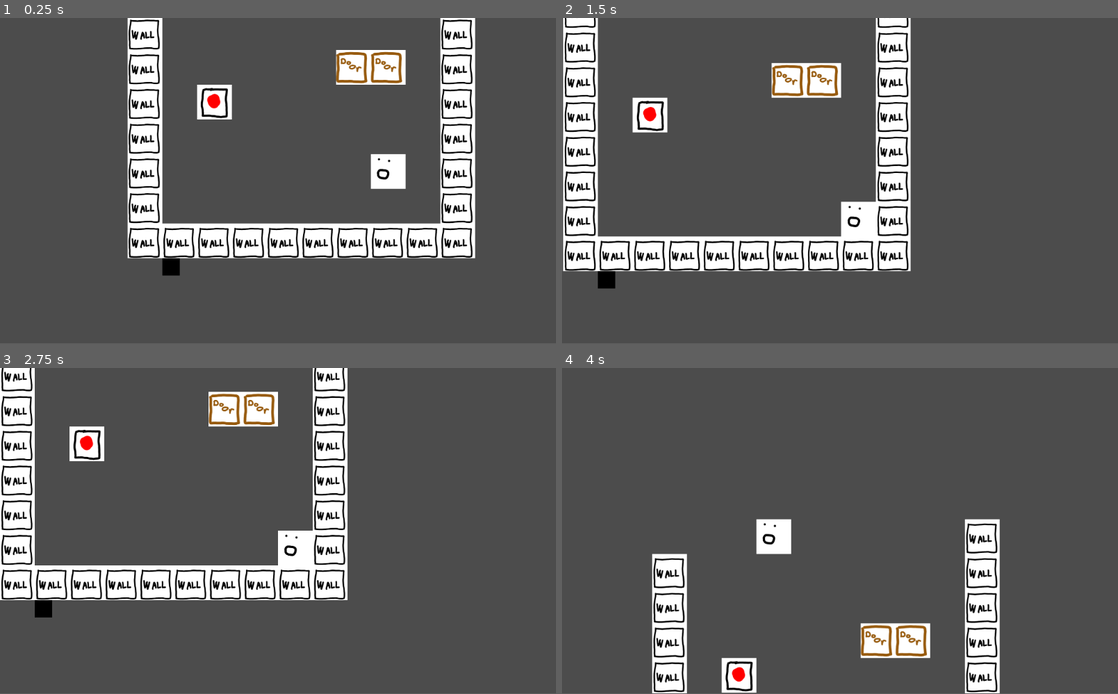
Above: before the commit, frames 1-4 (two rows, left to right).
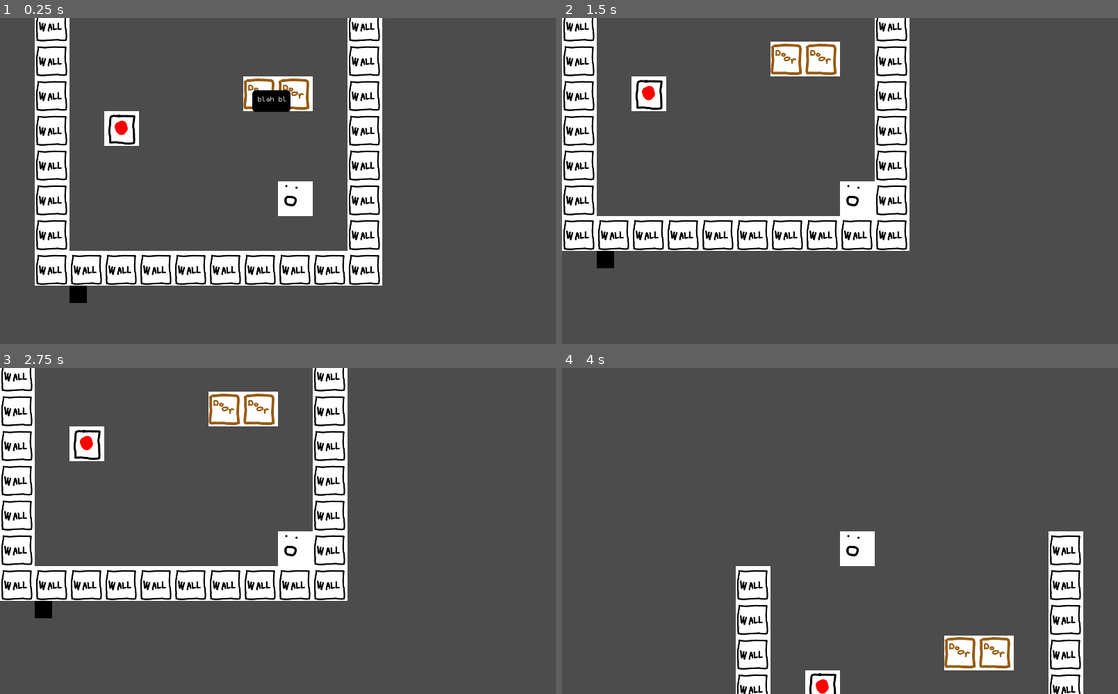
Above: after the commit, the same moments.

Repository: johnfn/LD50
Game: Godot game, scene res://MainScene.tscn
Two runs of this game, one before a commit and one after it. Both use one fixed random seed, a clock stepped at 60 frames per second and the inputs below.
Inputs:
- Up to frame 1 (0.25 s): no input
- Up to frame 2 (1.5 s): hold Right (ui_right) 0.53-1.28 s; tap X (advance_dialog, bound only after the commit) at 0.6, 1.35 s; hold Down (ui_down) from 1.28 s (still down)
- Up to frame 3 (2.75 s): release Down (ui_down) at 2.03 s; hold Right (ui_right) from 2.03 s (still down); tap X (advance_dialog, bound only after the commit) at 2.1 s
- Up to frame 4 (4 s): release Right (ui_right) at 2.78 s; hold Up (ui_up) 2.78-3.53 s; tap X (advance_dialog, bound only after the commit) at 2.85, 3.6 s; hold Left (ui_left) from 3.53 s (still down)
In our replay, the window is 800x468 before the commit and 800x469 after it. These sizes can differ from the game's own. Grey fills any space a smaller window leaves; there, only what the larger window draws over its background counts as a difference.

The runs differ from the first frame. In frame 1, 31% of the frame differs, in the area x 6-86%, y 0-88%; in frame 2, 16%; in frame 3, 2.9%; in frame 4, 15%.

Commit message:
add dialog stuff

Diff:
--- /dev/null
+++ b/DialogTrigger.tscn
@@ -0,0 +1,15 @@
+[gd_scene load_steps=3 format=2]
+
+[ext_resource path="res://scripts/dialog_trigger.gd" type="Script" id=1]
+
+[sub_resource type="RectangleShape2D" id=1]
+extents = Vector2( 320, 128 )
+
+[node name="DialogTrigger" type="Area2D"]
+script = ExtResource( 1 )
+
+[node name="Bounds" type="CollisionShape2D" parent="."]
+position = Vector2( 576, -768 )
+shape = SubResource( 1 )
+
+[connection signal="body_entered" from="." to="." method="_on_DialogTrigger_body_entered"]
--- a/MainScene.tscn
+++ b/MainScene.tscn
@@ -8,18 +8,19 @@
 [ext_resource path="res://StartLocation.tscn" type="PackedScene" id=6]
 [ext_resource path="res://Door.tscn" type="PackedScene" id=7]
 [ext_resource path="res://SwitchAndDoor.tscn" type="PackedScene" id=8]
+[ext_resource path="res://DialogTrigger.tscn" type="PackedScene" id=9]
+[ext_resource path="res://assets/RoundedRect.png" type="Texture" id=10]
+[ext_resource path="res://scripts/dialog.gd" type="Script" id=11]
+[ext_resource path="res://assets/FreePixel.ttf" type="DynamicFontData" id=12]
+
+[sub_resource type="DynamicFont" id=1]
+use_mipmaps = true
+font_data = ExtResource( 12 )
 
 [node name="Root" type="Node2D"]
 
 [node name="ShadowSpawner" type="Node2D" parent="."]
 script = ExtResource( 4 )
-
-[node name="Camera" type="Camera2D" parent="."]
-current = true
-zoom = Vector2( 2, 2 )
-smoothing_enabled = true
-smoothing_speed = 4.0
-script = ExtResource( 3 )
 
 [node name="Map" type="Node2D" parent="."]
 
@@ -119,5 +120,42 @@
 
 [node name="StartLocation" parent="Map" instance=ExtResource( 6 )]
 
+[node name="Areas" type="Node2D" parent="Map"]
+
+[node name="DialogTrigger" parent="Map/Areas" instance=ExtResource( 9 )]
+dialog_name = "WhereAmI"
+
 [node name="Player" parent="." instance=ExtResource( 1 )]
 position = Vector2( 431, -473 )
+
+[node name="Node2D" type="Node2D" parent="Player"]
+scale = Vector2( 2, 2 )
+
+[node name="Rect" type="NinePatchRect" parent="Player/Node2D"]
+margin_left = -47.0
+margin_top = -167.0
+margin_right = 337.0
+margin_bottom = -39.0
+rect_pivot_offset = Vector2( 512, 384 )
+texture = ExtResource( 10 )
+region_rect = Rect2( 0, 0, 128, 128 )
+patch_margin_left = 20
+patch_margin_top = 20
+patch_margin_right = 20
+patch_margin_bottom = 20
+script = ExtResource( 11 )
+
+[node name="Label" type="RichTextLabel" parent="Player/Node2D/Rect"]
+margin_left = 8.0
+margin_top = 8.0
+margin_right = 384.0
+margin_bottom = 128.0
+custom_fonts/normal_font = SubResource( 1 )
+text = "adfasdf asdf asdf sa asdf asdf asdf asdf asdf asdf asdf asdf asdf dsa fsda fsad fdf "
+scroll_active = false
+
+[node name="Camera" type="Camera2D" parent="."]
+current = true
+zoom = Vector2( 2, 2 )
+smoothing_speed = 4.0
+script = ExtResource( 3 )
--- a/project.godot
+++ b/project.godot
@@ -28,9 +28,21 @@
 
 Globals="*res://Globals.tscn"
 
+[display]
+
+window/stretch/mode="2d"
+
 [editor_plugins]
 
 enabled=PoolStringArray( "res://addons/vnen.tiled_importer/plugin.cfg" )
+
+[input]
+
+advance_dialog={
+"deadzone": 0.5,
+"events": [ Object(InputEventKey,"resource_local_to_scene":false,"resource_name":"","device":0,"alt":false,"shift":false,"control":false,"meta":false,"command":false,"pressed":false,"scancode":0,"physical_scancode":88,"unicode":0,"echo":false,"script":null)
+ ]
+}
 
 [physics]
 
--- a/scripts/camera.gd
+++ b/scripts/camera.gd
@@ -1,4 +1,7 @@
 extends Camera2D
 
+
 func _process(delta):
+  # STUPID SCALING STUPID DUMB GODOT STUPID FONTS EVERYTHHING IS STUPID
+
   position = Globals.Player.position
--- /dev/null
+++ b/scripts/dialog.gd
@@ -0,0 +1,53 @@
+extends NinePatchRect
+
+
+var max_width = 400
+var text_speed = 2 # smaller = faster
+
+# Called when the node enters the scene tree for the first time.
+func _ready():
+  show_dialog_co()
+
+func resize_img():
+  var visible_text = $Label.text.substr(0, $Label.visible_characters)
+
+  var rect_size_oneline = $Label.get_font("normal_font").get_string_size(visible_text)
+  var new_rect_size = $Label.get_font("normal_font").get_wordwrap_string_size(visible_text, max_width)
+
+  new_rect_size.x = min(rect_size_oneline.x, new_rect_size.x)
+  rect_size = new_rect_size + Vector2(16, 16)
+
+func show_dialog_co():
+  var text_to_show = "blah blah blahhhblah asdklfjhas dlkfh adlskfj adslkjad lkjads lkf adslkfh alskfjh asdf"
+
+  var skip = false
+
+  for text_len in range(text_to_show.length()):
+    $Label.text = text_to_show
+    $Label.visible_characters = text_len
+
+    resize_img()
+
+    for x in range(text_speed):
+      yield(get_tree(), "idle_frame")
+
+      if Input.is_action_just_pressed("advance_dialog"):
+        skip = true
+        break
+
+    if skip:
+      break
+
+
+  yield(get_tree(), "idle_frame")
+
+  $Label.visible_characters = text_to_show.length()
+  resize_img()
+
+  while true:
+    yield(get_tree(), "idle_frame")
+
+    if Input.is_action_just_pressed("advance_dialog"):
+      break
+
+  self.visible = false
--- /dev/null
+++ b/scripts/dialog_trigger.gd
@@ -0,0 +1,11 @@
+extends Area2D
+
+export var dialog_name = ""
+var triggered_dialogs = {}
+
+
+func _on_DialogTrigger_body_entered(body):
+  if body == Globals.Player and not dialog_name in triggered_dialogs:
+    triggered_dialogs[dialog_name] = true
+
+    Globals.Player.start_dialog(dialog_name)
--- a/scripts/player.gd
+++ b/scripts/player.gd
@@ -42,8 +42,12 @@
   if can_move and dist != Vector2.ZERO:
     move_and_collide(dist)
     round_position()
+
     tick = 0.0
 
   for i in get_slide_count():
       var collision = get_slide_collision(i)
-      print(collision)
+      # print(collision)
+
+func start_dialog(dialog_name: String):
+  print(dialog_name)
--- a/scripts/shadow_spawner.gd
+++ b/scripts/shadow_spawner.gd
@@ -17,5 +17,3 @@
   var results = space.intersect_point(
     Vector2(32, 32), 32, [], 2147483647, true
   )
-
-  # print(results)
Not shown: 1 places in MainScene.tscn that only renumber resources
Binary file added: assets/FreePixel.ttf
Binary file added: assets/RoundedRect.png
Not shown, added: assets/RoundedRect.png.import
Not shown, changed: .DS_Store
Not shown, changed: assets/.DS_Store
